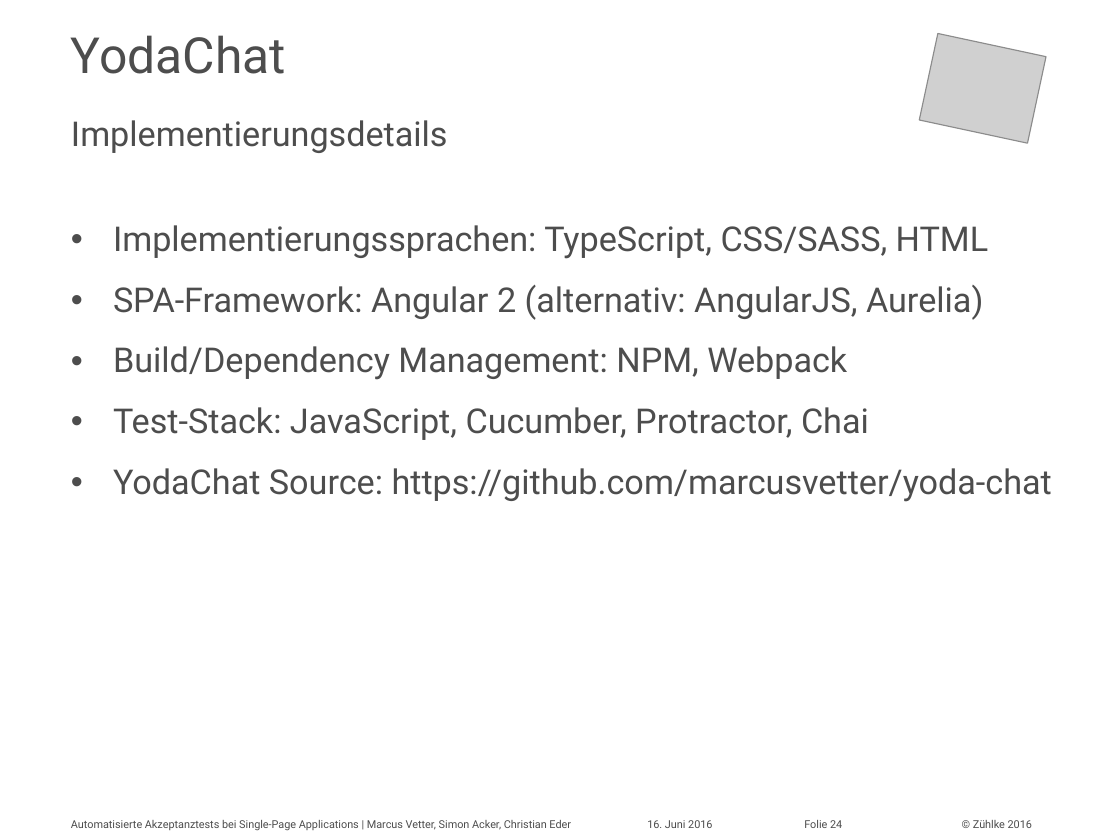
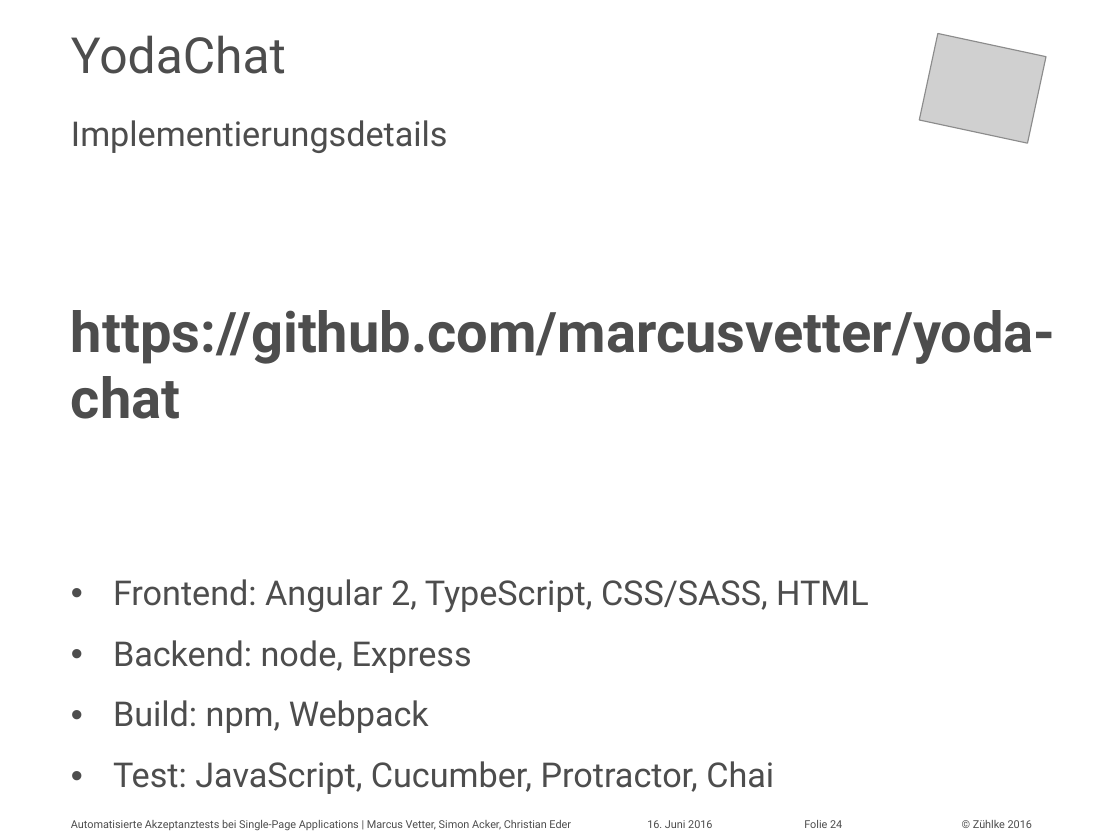
Before and after one commit to marcusvetter/yoda-chat, a slide deck: slide 24 of Vortrag_KE2016_MAVE_SIA.pptx. Drawn at 1120x840 pixels with LibreOffice and Linux fonts; fonts in the diff are those of the drawing; grey boxes stand for pictures. Boxes give left, top, right and bottom in pixels: in the first picture for what was removed or moved away, otherwise in the second. Text is boxed around its words. In the diff, an @@ line names an element or a change of style, - is before the commit and + after.

Commit message:
"Final" pptx fixes

```diff
--- a/Vortrag_KE2016_MAVE_SIA.pptx
+++ b/Vortrag_KE2016_MAVE_SIA.pptx
@@ text at [71, 310, 1056, 794]: text changed @@
-• Implementierungssprachen: TypeScript, CSS/SASS, HTML
-• SPA-Framework: Angular 2 (alternativ: AngularJS, Aurelia)
-• Build/Dependency Management: NPM, Webpack
-• Test-Stack: JavaScript, Cucumber, Protractor, Chai
-• YodaChat Source: https://github.com/marcusvetter/yoda-chat
+https://github.com/marcusvetter/yoda-chat
+• Frontend: Angular 2, TypeScript, CSS/SASS, HTML
+• Backend: node, Express
+• Build: npm, Webpack
+• Test: JavaScript, Cucumber, Protractor, Chai
```
Also in this commit, not shown: 1 other slide changed.
